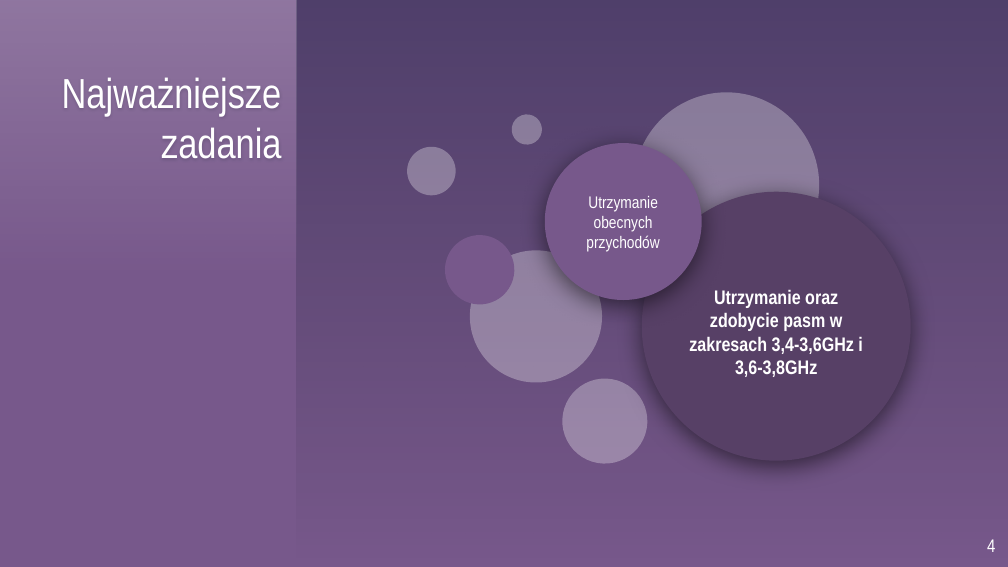
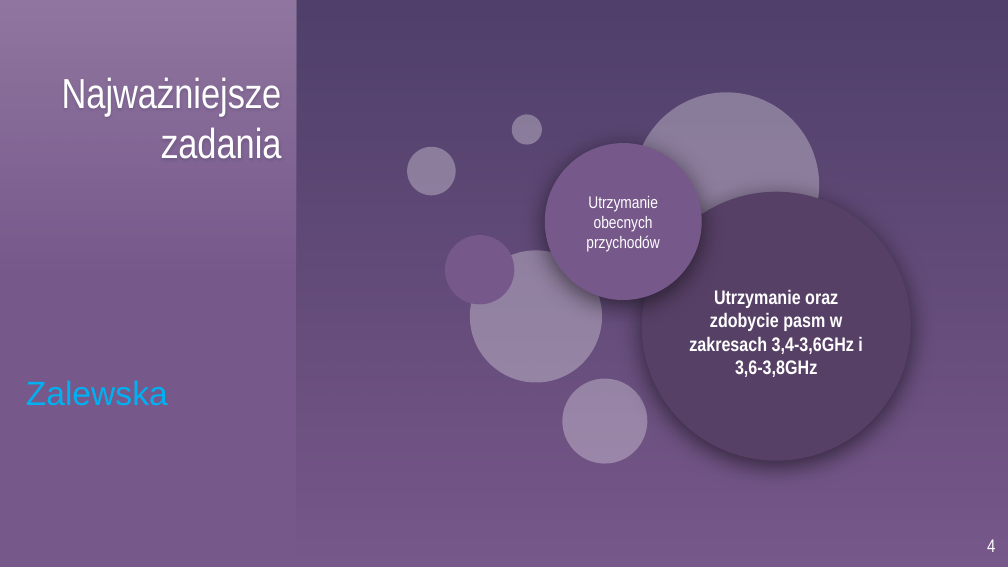
Before and after one commit to Tuptaju/OST, a slide deck: slide 4 of OST - draft.pptx. Drawn at 1008x567 pixels with LibreOffice and Linux fonts; fonts in the diff are those of the drawing; background and template pictures are left out. Boxes give left, top, right and bottom in pixels: in the first picture for what was removed or moved away, otherwise in the second. Text is boxed around its words. In the diff, an @@ line names an element or a change of style, - is before the commit and + after.

```diff
--- a/OST - draft.pptx
+++ b/OST - draft.pptx
@@ text added at (26, 380, 168, 405), 24 pt, text #00B0F0 @@
+Zalewska
```
Also in this commit, not shown: 5 other slides changed, 1 other file.
